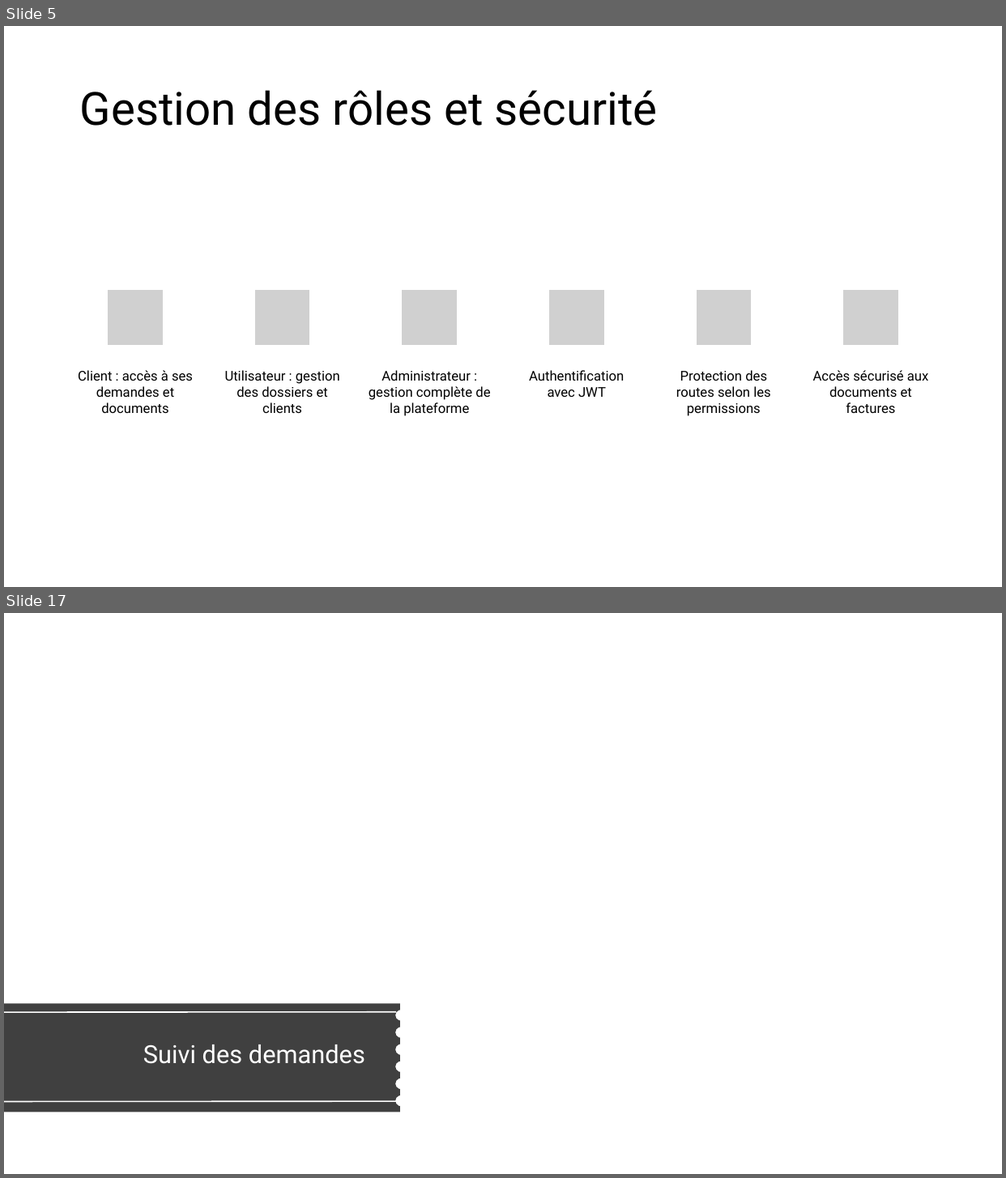
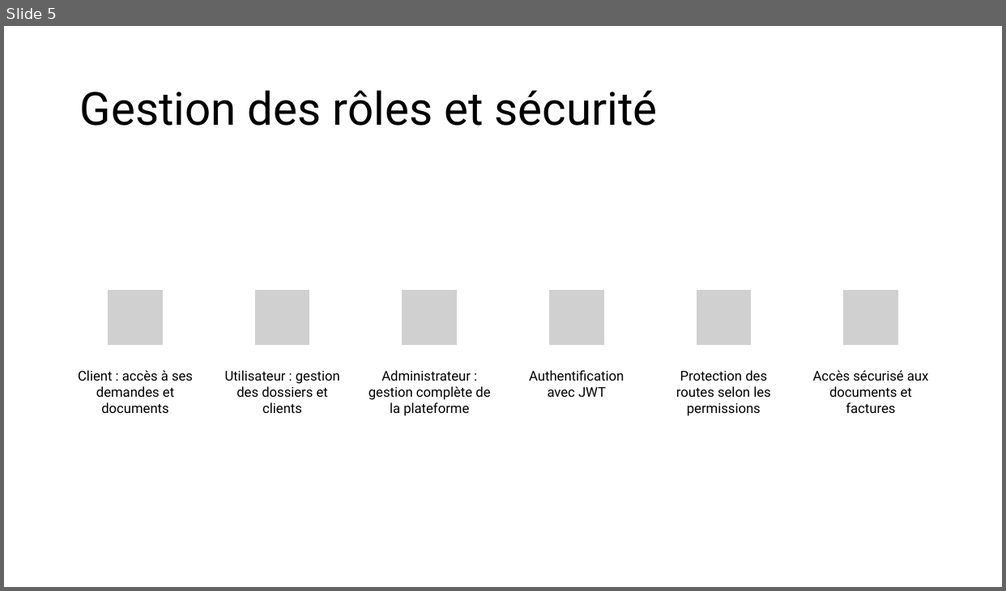
Before and after one commit to xpelletier07/Projet_Site_Immigration, a slide deck: Mandats/Mandat_3/Présentation.pptx. Shown one above the other, each under a label of ours: slides 5 and 17 before the commit, slide 5 after it; the slides between them are not shown. The pictures are 1006x1178 and 1006x591 pixels, drawn with LibreOffice and Linux fonts; fonts in the diff are those of the drawing; grey boxes stand for pictures. Boxes give left, top, right and bottom in pixels: in the first picture for what was removed or moved away, otherwise in the second. Text is boxed around its words. In the diff, an @@ line names an element or a change of style, - is before the commit and + after.

```diff
--- a/Mandats/Mandat_3/Présentation.pptx
+++ b/Mandats/Mandat_3/Présentation.pptx
@@ slide 17 removed at box(4, 613, 1002, 1174), background #FFFFFF @@
@@ freeform shape removed at box(4, 1003, 400, 1112) @@
@@ line removed from (4, 1013) to (396, 1012) @@
@@ title removed at box(143, 1045, 365, 1064) @@
-Suivi des demandes
@@ line removed from (4, 1102) to (396, 1102) @@
```
Also in this commit, not shown: 15 slides changed, 16 other slides removed.
